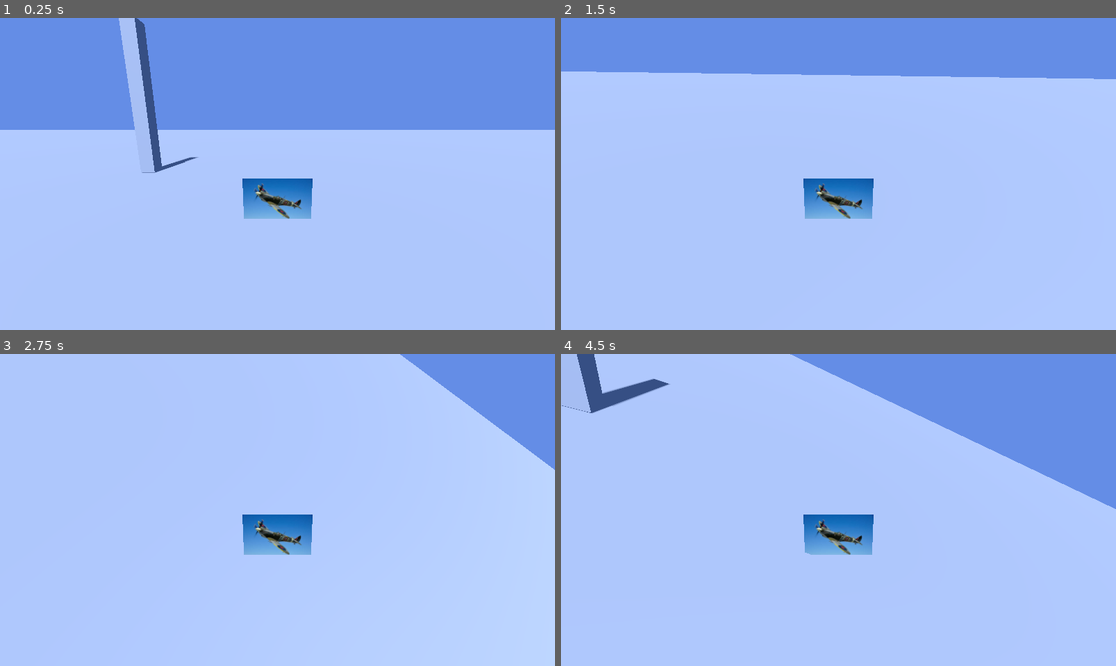
Above: before the commit, frames 1-4 (two rows, left to right).
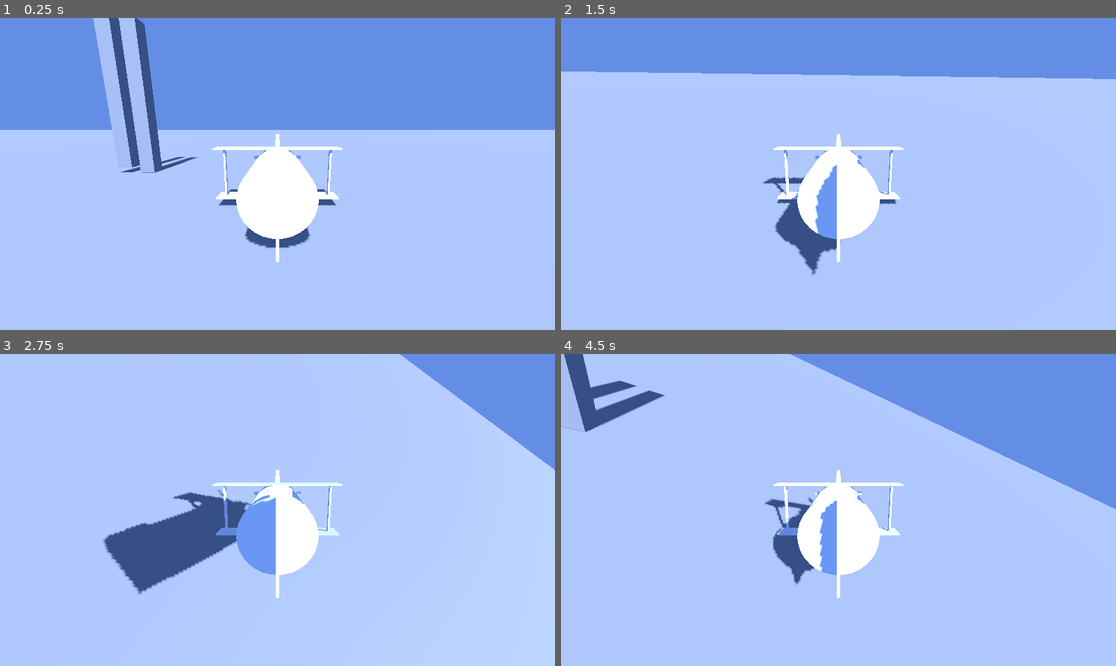
Above: after the commit, the same moments.

Repository: F100cTomas/Flight-Simulator
Game: Godot game, scene res://Scenes/main.tscn
Two runs of this game, one before a commit and one after it. Both use one fixed random seed, a clock stepped at 60 frames per second and the inputs below.
Inputs:
- Up to frame 1 (0.25 s): no input
- Up to frame 2 (1.5 s): hold D (Yaw Right) 0.53-1.28 s; tap E (Roll Clockwise) at 0.6 s; tap Space at 0.77 s; hold W (Pitch Down) from 1.28 s (still down); tap Q (Roll Counter-Clockwise) at 1.35 s
- Up to frame 3 (2.75 s): tap Space at 1.52 s; release W (Pitch Down) at 2.03 s; hold D (Yaw Right) from 2.03 s (still down); tap E (Roll Clockwise) at 2.1 s
- Up to frame 4 (4.5 s): release D (Yaw Right) at 2.78 s; hold S (Pitch Up) 2.78-3.53 s; tap Q (Roll Counter-Clockwise) at 2.85, 4.35 s; tap Space at 3.02, 3.77 s; hold A (Yaw Left) from 3.53 s (still down); tap E (Roll Clockwise) at 3.6 s

The runs differ from the first frame. In frame 1, 6.2% of the frame differs, in the area x 16-62%, y 0-79%; in frame 2, 5.1%; in frame 3, 8.0%, in the area x 18-99%, y 2-79%; in frame 4, 6.6%.

Commit message:
Letadlo

Diff:
--- a/Scenes/airplane.tscn
+++ b/Scenes/airplane.tscn
@@ -1,19 +1,25 @@
-[gd_scene load_steps=4 format=3 uid="uid://dho1yxqxxkqv3"]
+[gd_scene load_steps=5 format=3 uid="uid://dho1yxqxxkqv3"]
 
-[ext_resource type="Texture2D" uid="uid://7ltkd3lnx36p" path="res://Assets/Textures/spitfire.jpg" id="1_e23q5"]
 [ext_resource type="Script" path="res://Scripts/airplane.gd" id="1_xfbqw"]
+[ext_resource type="PackedScene" uid="uid://b6dp5nst6yk7b" path="res://Assets/Models/DuchKieva1.glb" id="2_35etw"]
 
-[sub_resource type="CylinderShape3D" id="CylinderShape3D_mvmcs"]
-height = 1.0
-radius = 1.0
+[sub_resource type="CylinderShape3D" id="CylinderShape3D_jfq8h"]
+height = 4.375
+radius = 0.99
+
+[sub_resource type="BoxShape3D" id="BoxShape3D_se31n"]
+size = Vector3(4.93335, 2.13257, 0.802734)
 
 [node name="Airplane" type="CharacterBody3D"]
 script = ExtResource("1_xfbqw")
 
+[node name="DuchKieva1" parent="." instance=ExtResource("2_35etw")]
+transform = Transform3D(-4.37114e-08, 0, 1, 0, 1, 0, -1, 0, -4.37114e-08, 0, 0.642872, 0)
+
 [node name="CollisionShape3D" type="CollisionShape3D" parent="."]
-transform = Transform3D(0.996799, -0.0382124, 0.0702256, 0.0269315, 0.987534, 0.155083, -0.0752762, -0.152695, 0.985402, 0, 0, 0)
-shape = SubResource("CylinderShape3D_mvmcs")
+transform = Transform3D(1, 0, 0, 0, -4.37114e-08, 1, 0, -1, -4.37114e-08, 0, 0.721423, 0)
+shape = SubResource("CylinderShape3D_jfq8h")
 
-[node name="Sprite3D" type="Sprite3D" parent="."]
-transform = Transform3D(0.5, 0, 0, 0, 0.5, 0, 0, 0, 0.5, 0, 0, 0)
-texture = ExtResource("1_e23q5")
+[node name="CollisionShape3D2" type="CollisionShape3D" parent="."]
+transform = Transform3D(1, 0, 0, 0, 1, 0, 0, 0, 1, 0.012085, 0.639282, -1.56836)
+shape = SubResource("BoxShape3D_se31n")
--- a/Scenes/main.tscn
+++ b/Scenes/main.tscn
@@ -54,3 +54,13 @@
 
 [node name="CollisionShape3D" type="CollisionShape3D" parent="RigidBody3D"]
 shape = SubResource("BoxShape3D_7oxkj")
+
+[node name="RigidBody3D" type="RigidBody3D" parent="RigidBody3D"]
+transform = Transform3D(1, 0, 0, 0, 1, 0, 0, 0, 1, -1.68216, 0.322586, -0.0986309)
+physics_material_override = SubResource("PhysicsMaterial_kcmwi")
+
+[node name="MeshInstance3D" type="MeshInstance3D" parent="RigidBody3D/RigidBody3D"]
+mesh = SubResource("BoxMesh_bbgob")
+
+[node name="CollisionShape3D" type="CollisionShape3D" parent="RigidBody3D/RigidBody3D"]
+shape = SubResource("BoxShape3D_7oxkj")
Not shown, added: Assets/Models/DuchKieva1.glb.import
